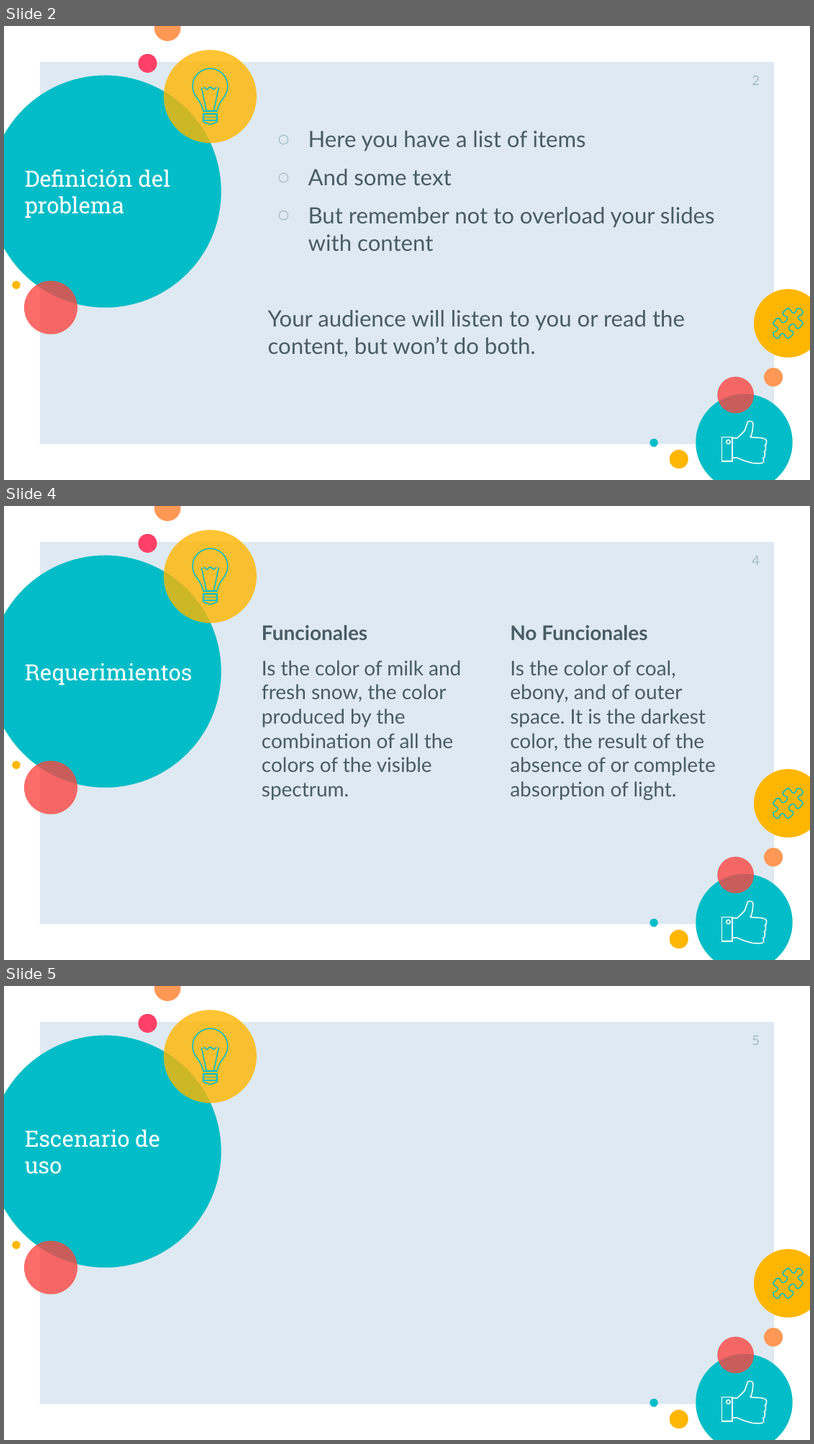
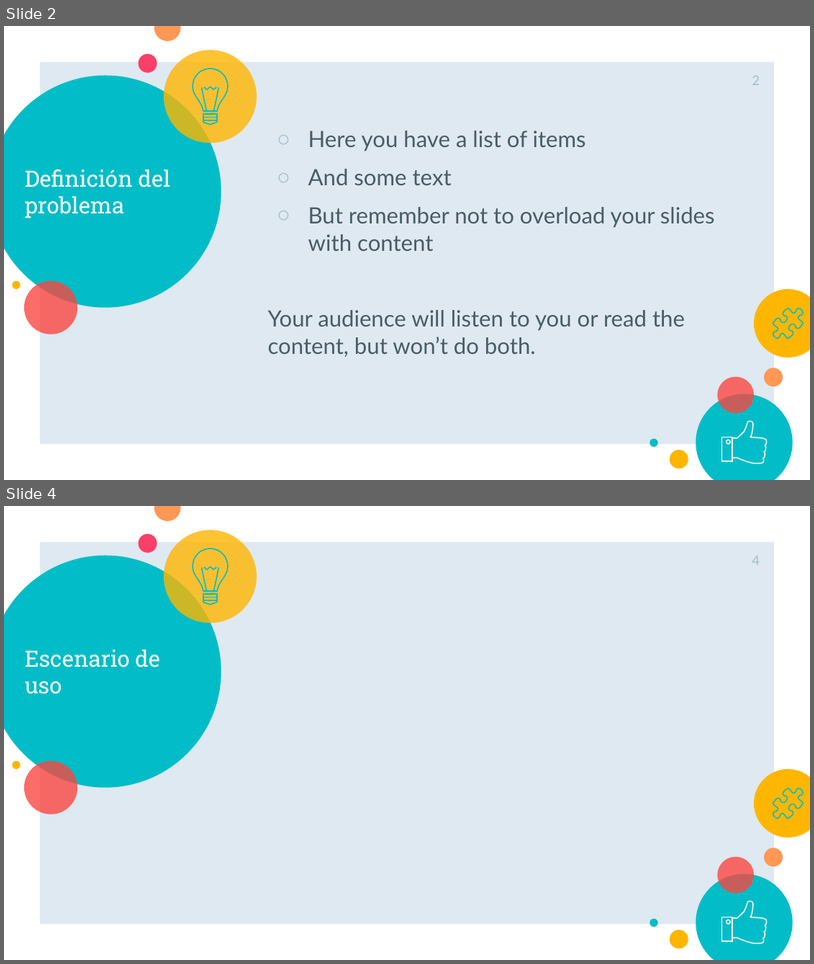
Before and after one commit to JETC-98/OOP, a slide deck: Docs/PrimeraEntrega.pptx. Shown one above the other, each under a label of ours: slides 2, 4 and 5 before the commit, slides 2 and 4 after it; the slides between them are not shown. The pictures are 814x1444 and 814x964 pixels, drawn with LibreOffice and Linux fonts; fonts in the diff are those of the drawing. Boxes give left, top, right and bottom in pixels: in the first picture for what was removed or moved away, otherwise in the second. Text is boxed around its words. In the diff, an @@ line names an element or a change of style, - is before the commit and + after.

```diff
--- a/Docs/PrimeraEntrega.pptx
+++ b/Docs/PrimeraEntrega.pptx
@@ slide 4 removed at <box>4,506,810,960</box>, background #FFFFFF; not listed: 24 template elements that a slide beside it also shows @@
@@ page number removed at <box>752,556,760,565</box> @@
-4
@@ text removed at <box>262,625,461,800</box> @@
-Funcionales
-Is the color of milk and fresh snow, the color produced by the combination of all the colors of the visible spectrum.
@@ text removed at <box>510,625,716,800</box> @@
-No Funcionales
-Is the color of coal, ebony, and of outer space. It is the darkest color, the result of the absence of or complete absorption of light.
@@ title removed at <box>25,663,192,685</box> @@
-Requerimientos
@@ what was slide 5 is now slide 4 @@
@@ page number at <box>752,556,760,565</box>: text changed @@
-5
+4
```
Also in this commit, not shown: 4 slides changed, 2 slides added, 9 other slides removed.
